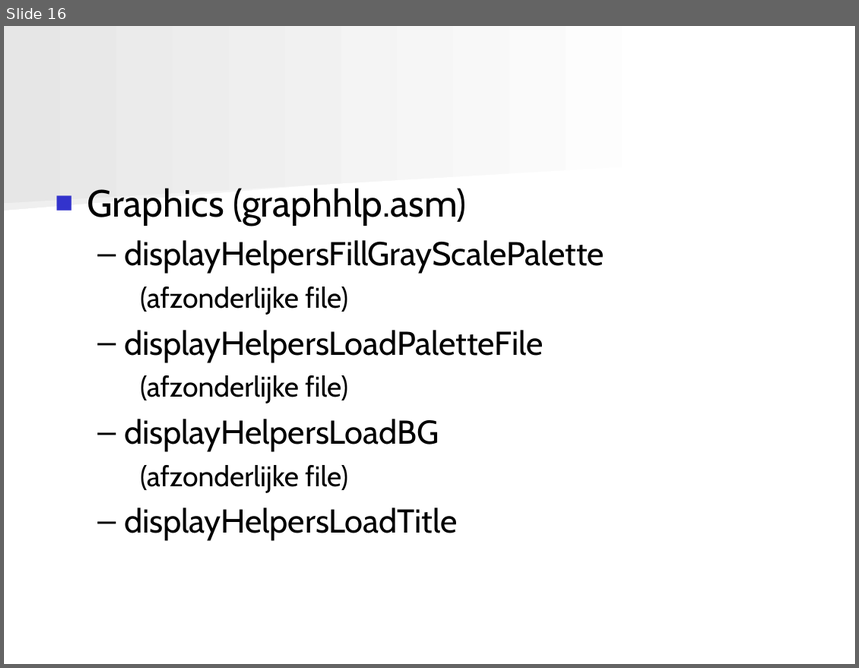
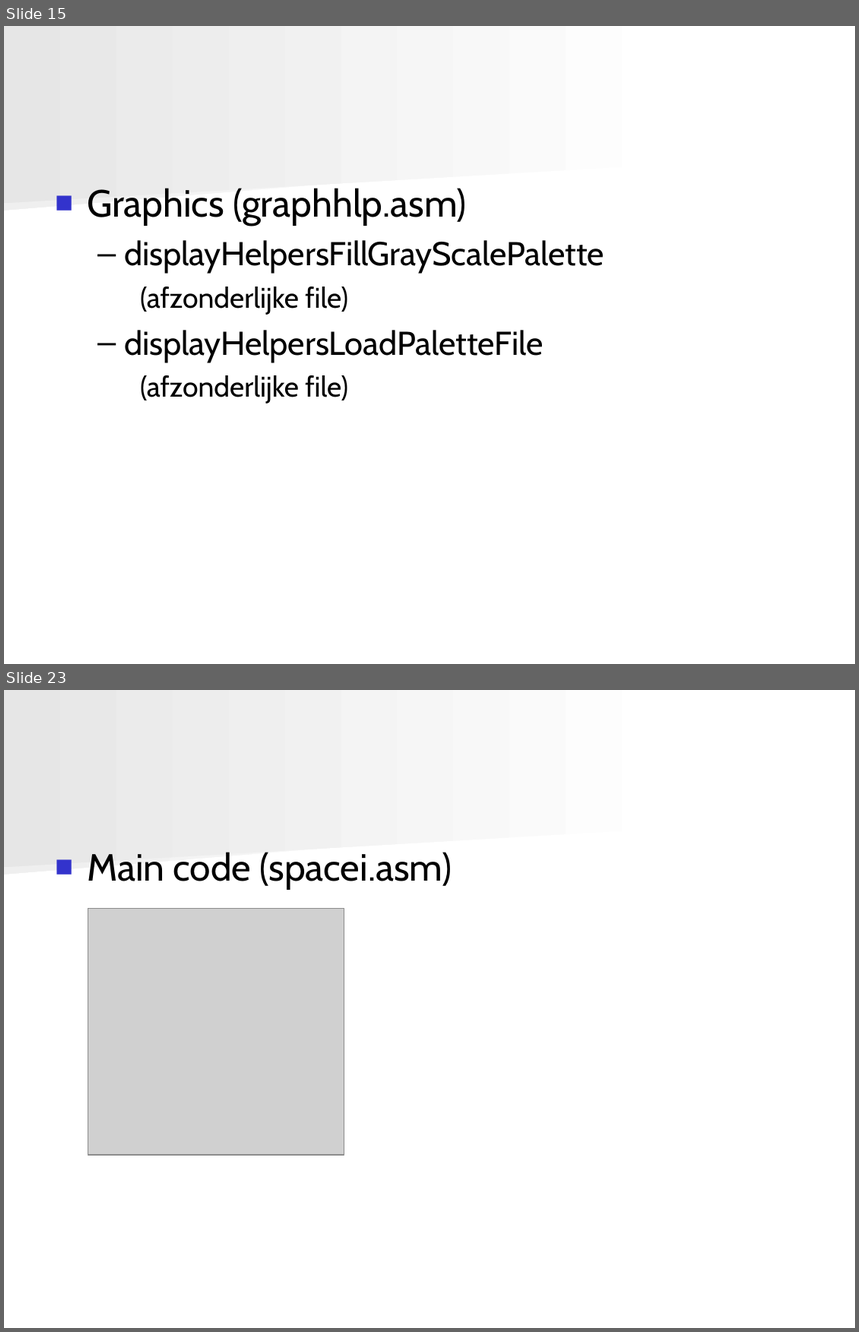
Before and after one commit to angryzor/space_invaders_8086, a slide deck: Presentatie.ppt. Shown one above the other, each under a label of ours: slide 16 before the commit, slides 15 and 23 after it; the slides between them are not shown. The pictures are 859x668 and 859x1332 pixels, drawn with LibreOffice and Linux fonts; fonts in the diff are those of the drawing; grey boxes stand for pictures. Boxes give left, top, right and bottom in pixels: in the first picture for what was removed or moved away, otherwise in the second. Text is boxed around its words. In the diff, an @@ line names an element or a change of style, - is before the commit and + after.

```diff
--- a/Presentatie.ppt
+++ b/Presentatie.ppt
@@ slide 23 added at (x1=4, y1=690, x2=855, y2=1328), background #FFFFFF; not listed: 2 template elements that a slide beside it also shows @@
@@ text added at (x1=87, y1=852, x2=452, y2=888), 32 pt, text #000000 @@
+■ Main code (spacei.asm)
@@ picture added at (x1=88, y1=909, x2=344, y2=1156) @@
@@ what was slide 16 is now slide 15 @@
@@ slide 15 changed as well @@
@@ text at (x1=124, y1=419, x2=457, y2=541): paragraphs removed @@
-  – displayHelpersLoadBG
-    (afzonderlijke file)
-  – displayHelpersLoadTitle
```
Also in this commit, not shown: 3 other slides changed, 10 other slides added, 4 slides removed, 1 other file.
